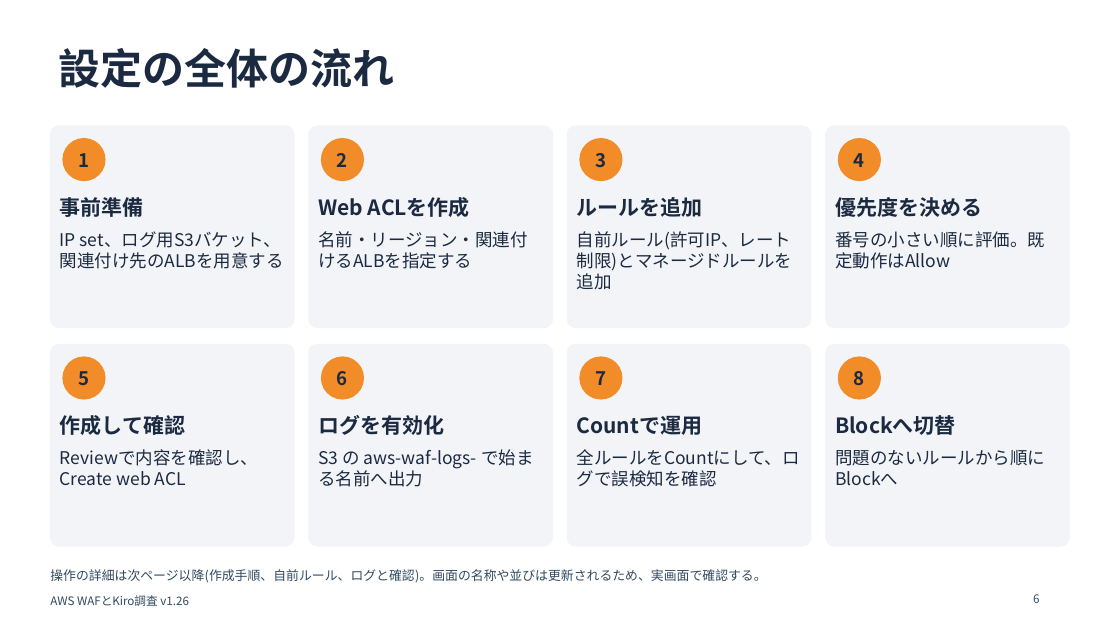
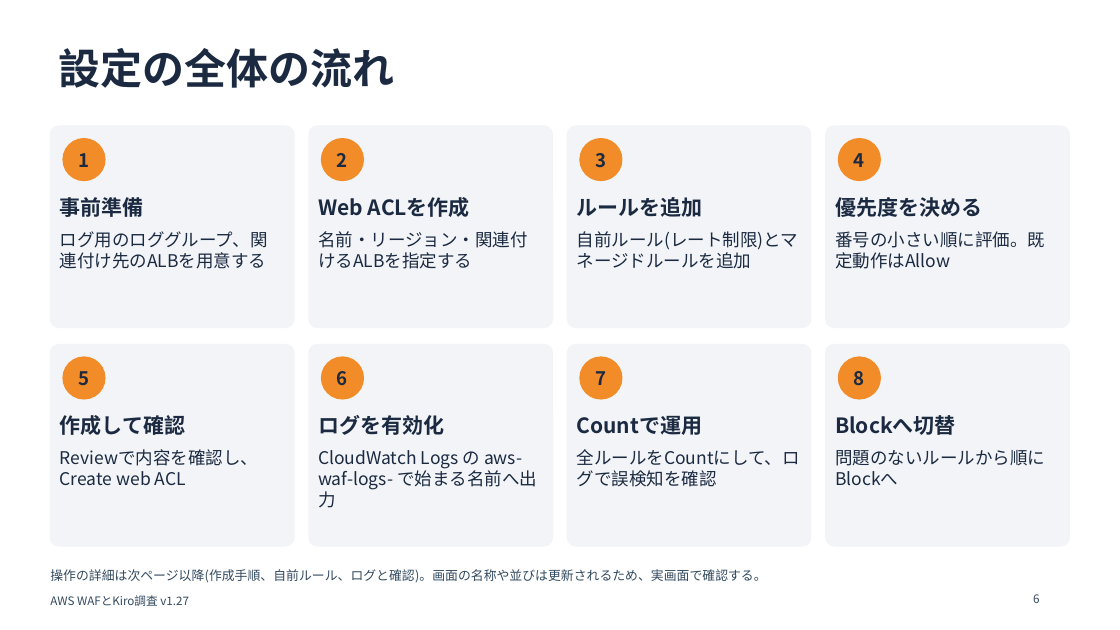
Before and after one commit to w-index-m/kiro-aws, a slide deck: slide 6 of 07_AWS_WAFとKiro調査/docs/AWS_WAFとKiro調査.pptx. Drawn at 1120x630 pixels with LibreOffice and Linux fonts; fonts in the diff are those of the drawing. Boxes give left, top, right and bottom in pixels: in the first picture for what was removed or moved away, otherwise in the second. Text is boxed around its words. In the diff, an @@ line names an element or a change of style, - is before the commit and + after.

```diff
--- a/07_AWS_WAFとKiro調査/docs/AWS_WAFとKiro調査.pptx
+++ b/07_AWS_WAFとKiro調査/docs/AWS_WAFとKiro調査.pptx
@@ text at (60,231,268,269): text changed @@
-IP set、ログ用S3バケット、関連付け先のALBを用意する
+ログ用のロググループ、関連付け先のALBを用意する
@@ text at (577,231,799,268): text changed @@
-自前ルール(許可IP、レート制限)とマネージドルールを追加
+自前ルール(レート制限)とマネージドルールを追加
@@ text at (318,450,537,508): text changed @@
-S3 の aws-waf-logs- で始まる名前へ出力
+CloudWatch Logs の aws-waf-logs- で始まる名前へ出力
@@ text at (50,595,189,606): text changed @@
-AWS WAFとKiro調査 v1.26
+AWS WAFとKiro調査 v1.27
```
Also in this commit, not shown: 40 other slides changed, 5 other files.
